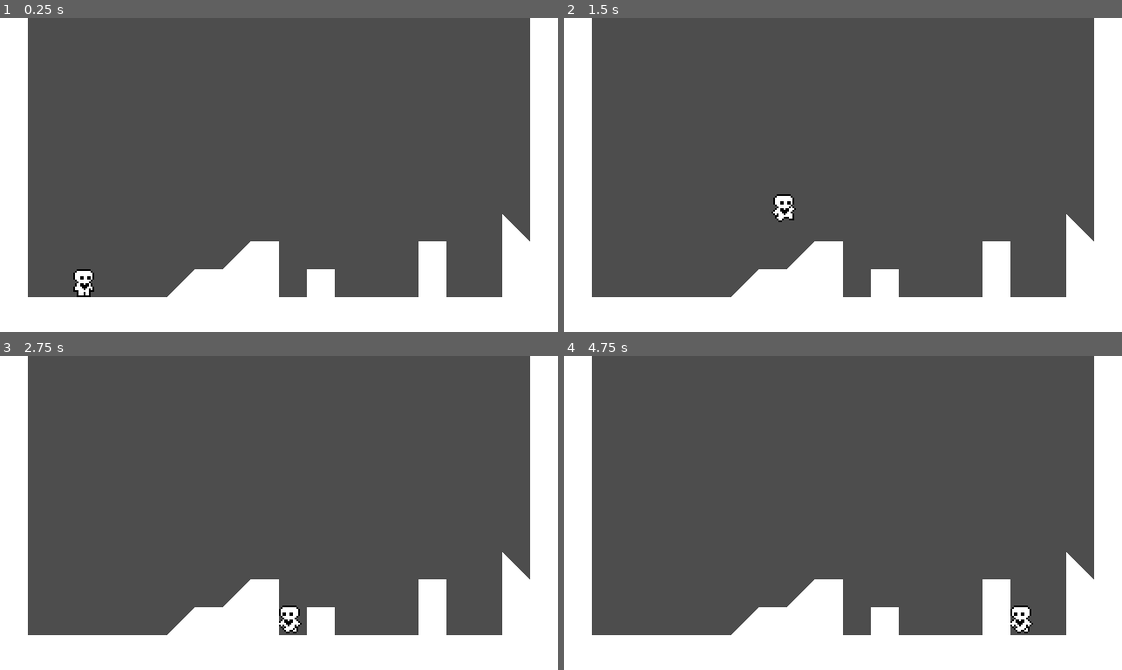
Above: before the commit, frames 1-4 (two rows, left to right).
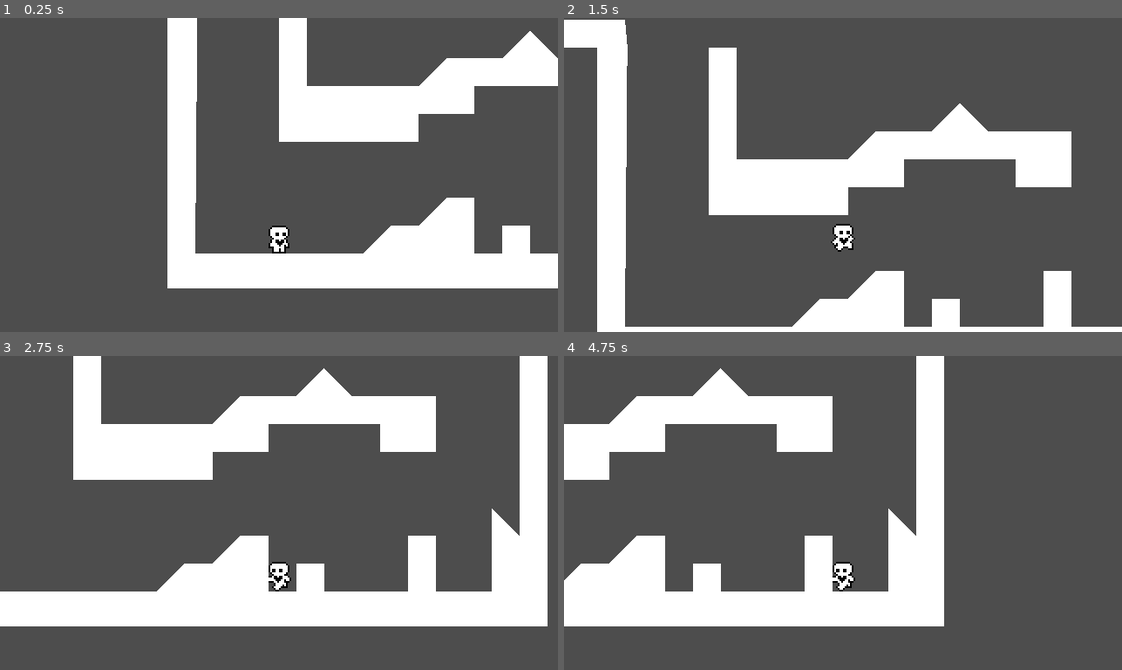
Above: after the commit, the same moments.

Repository: EVETuesday/FirstGameProject
Game: Godot game, scene res://Scenes/TestScene.tscn
Two runs of this game, one before a commit and one after it. Both use one fixed random seed, a clock stepped at 60 frames per second and the inputs below.
Inputs:
- Up to frame 1 (0.25 s): no input
- Up to frame 2 (1.5 s): tap Enter at 0.5 s; hold D (CharacterRight) from 0.53 s (still down); tap Space (CharacterJump) at 0.6, 0.77, 1.07, 1.35 s
- Up to frame 3 (2.75 s): tap Space (CharacterJump) at 1.52, 1.82, 2.1 s; release D (CharacterRight) at 2.03 s; hold A (CharacterLeft) from 2.03 s (still down)
- Up to frame 4 (4.75 s): release A (CharacterLeft) at 2.78 s; hold D (CharacterRight) 2.78-4.28 s; tap Space (CharacterJump) at 2.85, 3.02, 3.32, 3.6, 3.77, 4.07, 4.35, 4.52 s; hold A (CharacterLeft) from 4.28 s (still down)

The runs differ from the first frame. In frame 1, 39% of the frame differs, in the area x 0-100%, y 0-100%; in frame 2, 36%; in frame 3, 42%; in frame 4, 41%.

Commit message:
Added walljump
-Добавлен прыжок от стен (базовый)
- почищен код персонажа

Diff:
--- a/ProjectFolder/Scenes/TestScene.tscn
+++ b/ProjectFolder/Scenes/TestScene.tscn
@@ -7,11 +7,18 @@
 
 [node name="CharacterBody2D" parent="." instance=ExtResource("2_uevsd")]
 position = Vector2(48, 144)
+floor_snap_length = 3.0
 
 [node name="StaticBody2D" type="StaticBody2D" parent="."]
 
 [node name="CollisionPolygon2D" type="CollisionPolygon2D" parent="StaticBody2D"]
-polygon = PackedVector2Array(0, 0, 16, 0, 16, 160, 96, 160, 112, 144, 128, 144, 144, 128, 160, 128, 160, 160, 176, 160, 176, 144, 192, 144, 192, 160, 240, 160, 240, 128, 256, 128, 256, 160, 288, 160, 288, 112, 304, 128, 304, 0, 320, 0, 320, 180, 0, 180)
+polygon = PackedVector2Array(-192, -16, -96, -16, -96, -64, -80, -48, -64, -32, -48, -16, 0, -16, 1.38577, -0.756332, 0, 160, 96, 160, 112, 144, 128, 144, 144, 128, 160, 128, 160, 160, 176, 160, 176, 144, 192, 144, 192, 160, 240, 160, 240, 128, 256, 128, 256, 160, 288, 160, 288, 112, 304, 128, 304, 0, 320, 0, 320, 180, -16, 180, -16, 0, -192, 0)
 
 [node name="Polygon2D" type="Polygon2D" parent="StaticBody2D/CollisionPolygon2D"]
 script = ExtResource("2_w8tm1")
+
+[node name="CollisionPolygon2D2" type="CollisionPolygon2D" parent="StaticBody2D"]
+polygon = PackedVector2Array(48, 96, 128, 96, 128, 80, 160, 80, 160, 64, 224, 64, 224, 80, 256, 80, 256, 48, 208, 48, 192, 32, 176, 48, 144, 48, 128, 64, 64, 64, 64, 0, 48, 0)
+
+[node name="Polygon2D" type="Polygon2D" parent="StaticBody2D/CollisionPolygon2D2"]
+script = ExtResource("2_w8tm1")
--- a/ProjectFolder/Scenes/characterTest.tscn
+++ b/ProjectFolder/Scenes/characterTest.tscn
@@ -80,7 +80,7 @@
 "speed": 10.0
 }]
 
-[node name="CharacterBody2D" type="CharacterBody2D"]
+[node name="PlayerTest" type="CharacterBody2D"]
 floor_snap_length = 2.0
 script = ExtResource("1_8kn7j")
 
@@ -96,3 +96,6 @@
 
 [node name="CoyoteJumpTimer" type="Timer" parent="."]
 one_shot = true
+
+[node name="Camera2D" type="Camera2D" parent="."]
+position = Vector2(0, -45)
--- a/ProjectFolder/TEST/characterTest.gd
+++ b/ProjectFolder/TEST/characterTest.gd
@@ -1,11 +1,13 @@
 extends CharacterBody2D
 
 #Константы
-const SPEED = 100.0
-const JUMP_VELOCITY = -250.0
-const ACCELERATION = 600
-const FRICTION = 1200
-const COYOTE_JUMP_DELAY = 0.15
+@export var SPEED = 100.0
+@export var JUMP_VELOCITY = -250.0
+@export var ACCELERATION = 600.0
+@export var FRICTION = 1200.0
+@export var COYOTE_JUMP_DELAY = 0.15
+var is_able_to_double_jump = false
+var is_just_wall_jumped = false
 
 # Get the gravity from the project settings to be synced with RigidBody nodes.
 var gravity = ProjectSettings.get_setting("physics/2d/default_gravity")
@@ -30,6 +32,32 @@
 func apply_acceleration(delta, direction):
 	velocity.x = move_toward(velocity.x, SPEED * direction, ACCELERATION * delta)
 
+func movement(delta, direction):
+	if direction != 0:
+		apply_acceleration(delta, direction)
+	else:
+		apply_friction(delta)
+	update_animations(direction)
+
+#Ф-я прыжка
+func handle_jump():
+	if Input.is_action_just_pressed("CharacterJump"):
+		if is_on_floor() or coyote_jump_timer.time_left > 0.0:
+			is_able_to_double_jump = true
+			velocity.y = JUMP_VELOCITY
+		if is_able_to_double_jump and not (is_on_floor() or coyote_jump_timer.time_left > 0.0):
+			velocity.y = JUMP_VELOCITY
+			is_able_to_double_jump = false
+
+#Ф-я прыжка от стены
+func handle_wall_jump():
+	if not is_on_wall_only():
+		return
+	var wall_normal = get_wall_normal()
+	if Input.is_action_just_pressed("CharacterJump"):
+		velocity.x = wall_normal.x * SPEED * 1.5
+		velocity.y = JUMP_VELOCITY
+
 #Ф-я обновления анимаций
 func update_animations(input_axis):
 	if input_axis != 0:
@@ -43,19 +71,10 @@
 #Физика и основное
 func _physics_process(delta):
 	apply_gravity(delta)
-
-	#Прыжок
-	if is_on_floor() or coyote_jump_timer.time_left > 0.0:
-		if Input.is_action_just_pressed("CharacterJump"):
-			velocity.y = JUMP_VELOCITY
-
-	#Считывание клавиш
+	handle_wall_jump()
+	handle_jump()
 	var direction = Input.get_axis("CharacterLeft", "CharacterRight")
-	if direction != 0:
-		apply_acceleration(delta, direction)
-	else:
-		apply_friction(delta)
-	update_animations(direction)
+	movement(delta, direction)
 	var was_on_floor = is_on_floor() #Я хз зачем столько переменных, но иначе оно не работает
 	move_and_slide()
 	var just_left_edge = was_on_floor and not is_on_floor() and velocity.y >= 0
